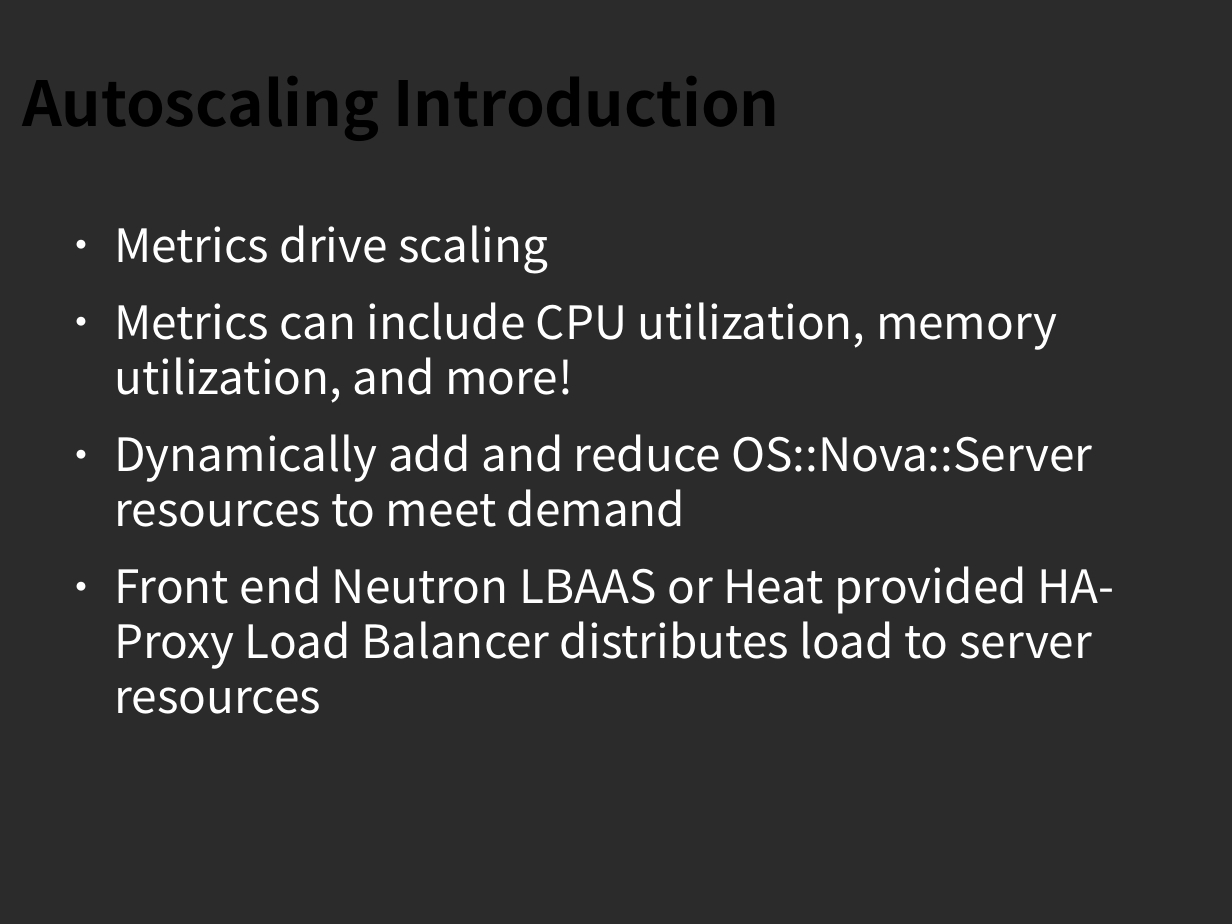
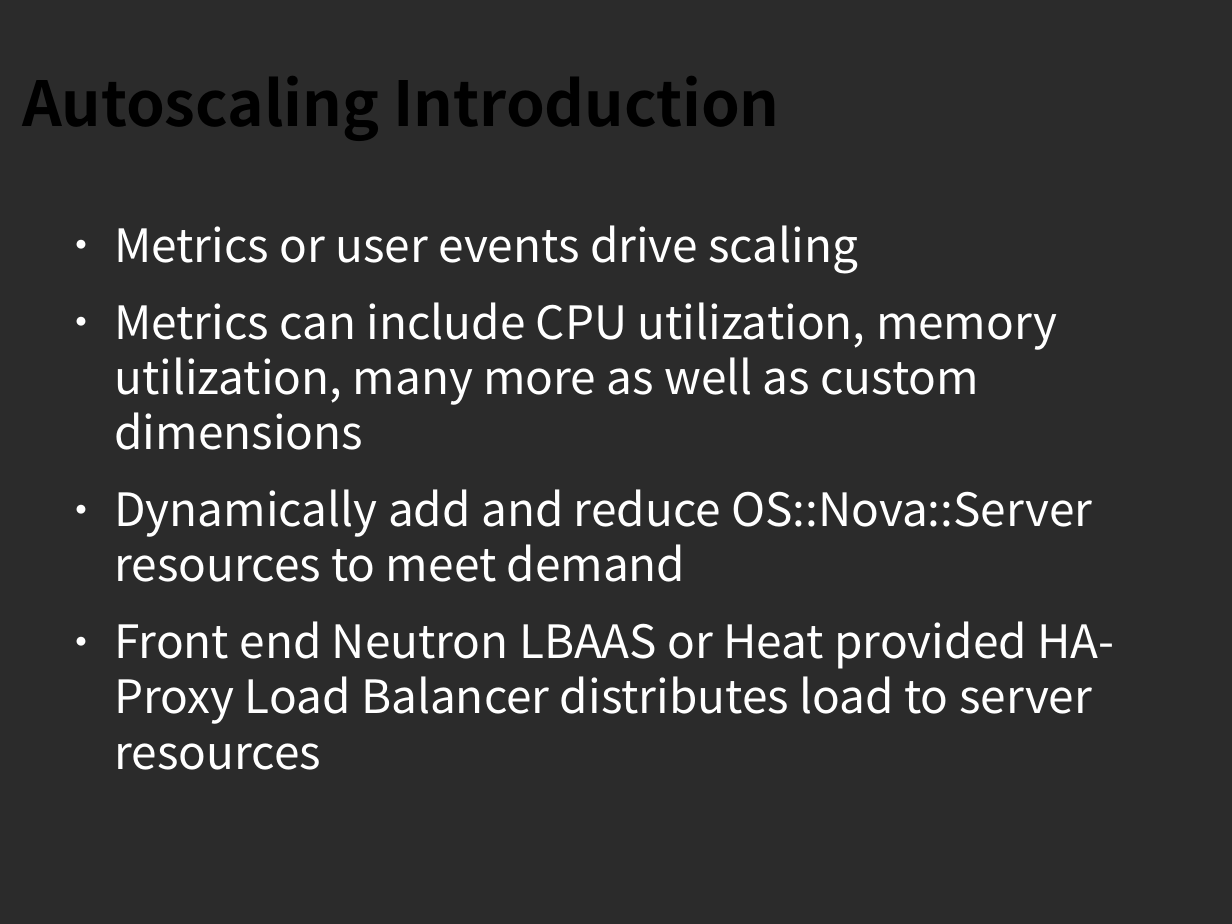
Before and after one commit to sdake/slides, a slide deck: slide 10 of sdake-cloudopen-heat-2013-09/heat-cloudopen-final.odp. Drawn at 1232x924 pixels with LibreOffice and Linux fonts; fonts in the diff are those of the drawing; background and template pictures are left out; a plain dark background stands for a picture behind light text. Boxes give left, top, right and bottom in pixels: in the first picture for what was removed or moved away, otherwise in the second. Text is boxed around its words. In the diff, an @@ line names an element or a change of style, - is before the commit and + after.

```diff
--- a/sdake-cloudopen-heat-2013-09/heat-cloudopen-final.odp
+++ b/sdake-cloudopen-heat-2013-09/heat-cloudopen-final.odp
@@ text at bbox=[114, 225, 1057, 450]: text changed @@
-● Metrics drive scaling
-● Metrics can include CPU utilization, memory utilization, and more!
+● Metrics or user events drive scaling
+● Metrics can include CPU utilization, memory utilization, many more as well as custom dimensions
```
Also in this commit, not shown: 8 other slides changed, 8 slides added, 4 slides removed, 2 other files.
